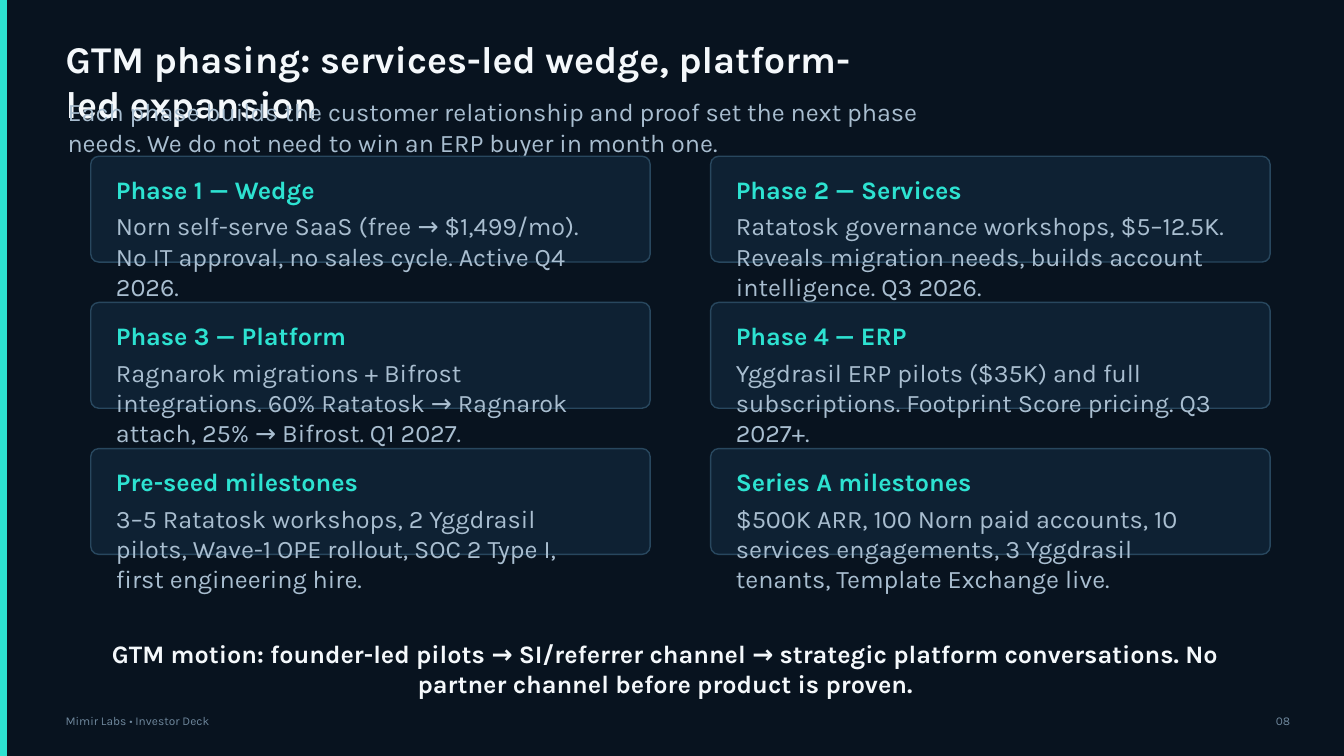
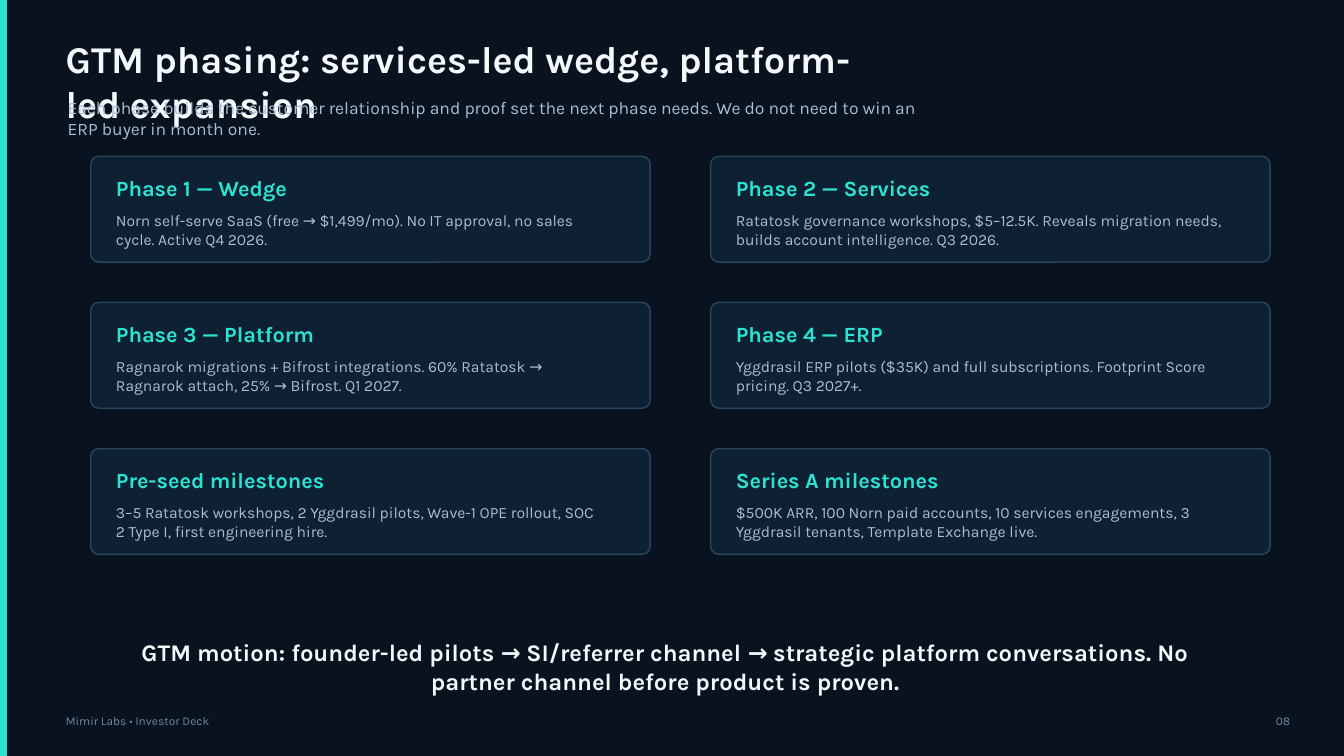
Before and after one commit to Mimir-Labs-LLC/docs, a slide deck: slide 8 of business/btfp/mimir_labs_investor_deck_rewrite_clean.pptx. Drawn at 1344x756 pixels with LibreOffice and Linux fonts; fonts in the diff are those of the drawing. Boxes give left, top, right and bottom in pixels: in the first picture for what was removed or moved away, otherwise in the second. Text is boxed around its words. In the diff, an @@ line names an element or a change of style, - is before the commit and + after.

```diff
--- a/business/btfp/mimir_labs_investor_deck_rewrite_clean.pptx
+++ b/business/btfp/mimir_labs_investor_deck_rewrite_clean.pptx
@@ text "Each phase builds the customer ..." at [68, 98, 915, 140]: size 18 to 12.5 pt @@
@@ size 18 to 15.5 pt in 6 elements at [116, 181, 287, 202], [736, 180, 931, 197], [116, 327, 314, 343], [736, 327, 883, 343], [116, 472, 324, 489], [736, 472, 938, 489] @@
@@ size 18 to 11.2 pt in 6 elements at [116, 214, 573, 249], [736, 215, 1221, 249], [116, 361, 525, 395], [736, 361, 1206, 395], [116, 507, 594, 541], [736, 507, 1190, 541] @@
@@ text "GTM motion: founder-led pilots → ..." at [141, 643, 1188, 696]: size 18 to 17 pt @@
```
Also in this commit, not shown: 13 other slides changed, 45 other files.
